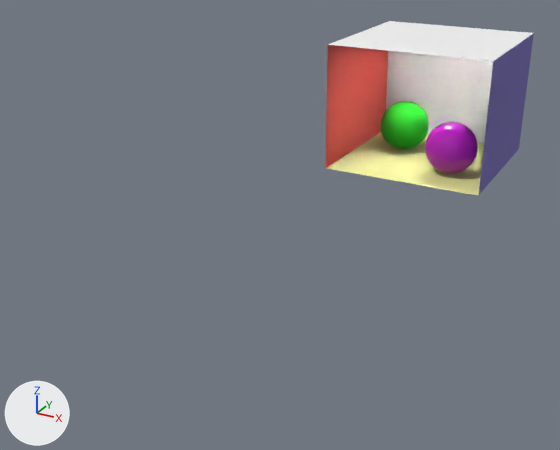
An edit to the OBJ model example-scenes/models/CornellBox/CornellBox-Sphere.obj, drawn before and after from the same camera.
The view is the same before and after, from a 50 mm lens placed at (3.07, -9.63, 3.38), pointed at (-0.52, -3.1, 0.11). Arrows for +X, +Y and +Z are at lower left; the lights stay in place. Where no turn or scale is listed for an object, it has been applied to the vertices. Vertices at the same position are counted once.

Script lines for the objects in view, before the commit:
```python
ob_cornellbox_sphere = bpy.data.objects.new('CornellBox-Sphere', me_cornellbox_sphere)
ob_cornellbox_sphere.location = (0.0, 0.0, 0.0)
# me_cornellbox_sphere
# before: 1094 (-1.01, -0.99, 0.0) at pixel (325, 168), 1095 (1.0, -0.99, 0.0) at pixel (478, 195), 1097 (1.0, -0.99, 1.59) at pixel (493, 61), 1098 (-1.02, -0.99, 1.59) at pixel (327, 44)
```
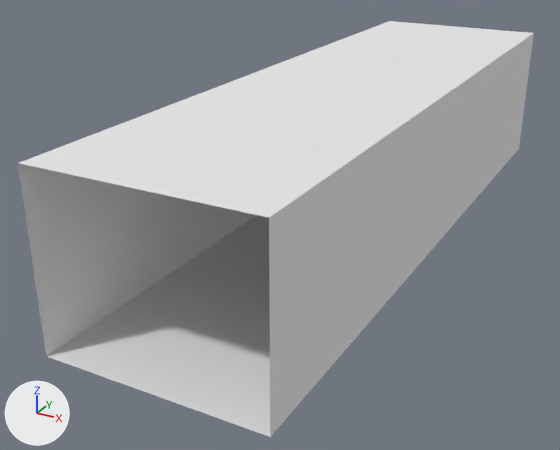
Pixel boxes [x1, y1, x2, y2] of what changed, in the pictures (560 x 450 px):
'CornellBox-Sphere', recoloured, surface changed, reshaped (blue to white, 146% wider, 137% taller): before [325, 21, 534, 196]; after [18, 21, 534, 437]

Edits to the bpy script that builds the scene:
```text
Change mat_leftsphere:
    mat_leftsphere.base_color: (0.01, 0.51, 0.01) -> (0.8, 0.8, 0.8)  # green #19bd19 -> white #e7e7e7
Change mat_rightsphere:
    mat_rightsphere.base_color: (0.41, 0.01, 0.41) -> (0.8, 0.8, 0.8)  # pink #ac19ac -> white #e7e7e7
Change mat_floor:
    mat_floor.base_color: (0.725, 0.71, 0.28) -> (0.8, 0.8, 0.8)  # beige #dddb90 -> white #e7e7e7
Change mat_rightwall:
    mat_rightwall.base_color: (0.161, 0.133, 0.427) -> (0.8, 0.8, 0.8)  # blue #7066af -> white #e7e7e7
Change mat_leftwall:
    mat_leftwall.base_color: (0.63, 0.065, 0.05) -> (0.8, 0.8, 0.8)  # red #d0483f -> white #e7e7e7
Change mat_light:
    remove mat_light.emission_strength = 40.0
Change me_cornellbox_sphere:
    where me_cornellbox_sphere.from_pydata(...)  # 1104 vertices, 2188 faces; spans x -1.02..1.0, y -0.99..1.04, z 0.0..1.59
    used by ob_cornellbox_sphere; location = (0.0, 0.0, 0.0)
    me_cornellbox_sphere part 1
    add for i in [1094, 1095, 1097, 1098]: me_cornellbox_sphere.vertices[i].co += Vector((0.0, -5.01, 0.0))
```
